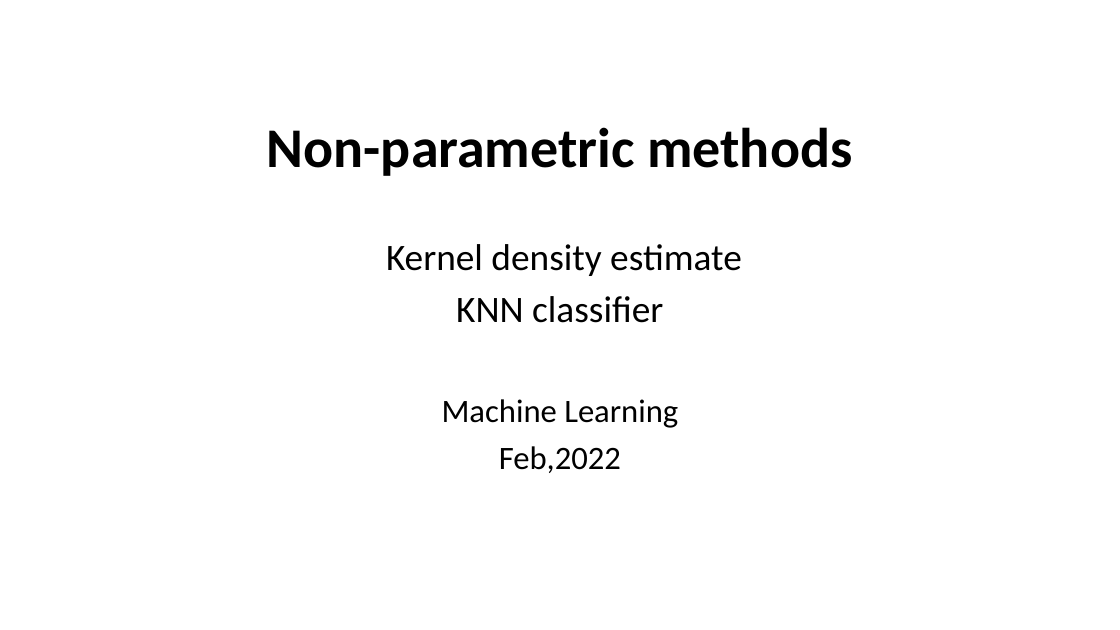
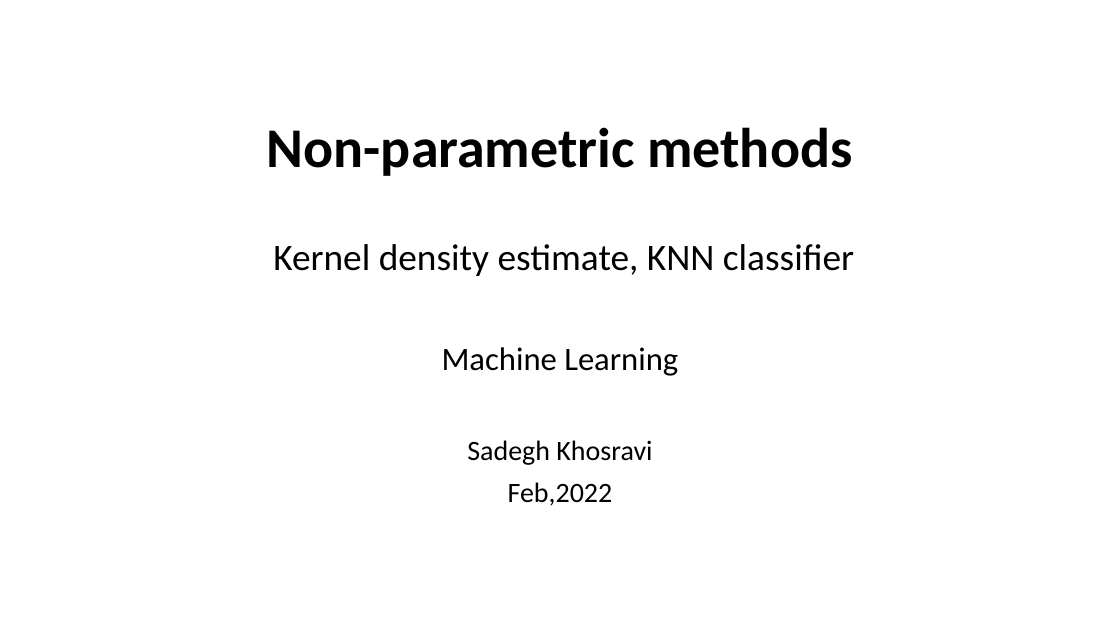
Before and after one commit to SaKhosravi/machine_learning, a slide deck: slide 1 of slides/slide-knn.pptx. Drawn at 1120x630 pixels with LibreOffice and Linux fonts; fonts in the diff are those of the drawing. Boxes give left, top, right and bottom in pixels: in the first picture for what was removed or moved away, otherwise in the second. Text is boxed around its words. In the diff, an @@ line names an element or a change of style, - is before the commit and + after.

```diff
--- a/slides/slide-knn.pptx
+++ b/slides/slide-knn.pptx
@@ text at [273,244,854,276]: text changed @@
-Kernel density estimate
-KNN classifier
+Kernel density estimate, KNN classifier
@@ text at [467,440,652,465]: paragraph added @@
+Sadegh Khosravi
@@ text at [508,482,613,506]: size 28 to 24 pt in "Feb,2022" @@
```
Also in this commit, not shown: 16 other slides changed, 10 slides added, 5 slides removed.
